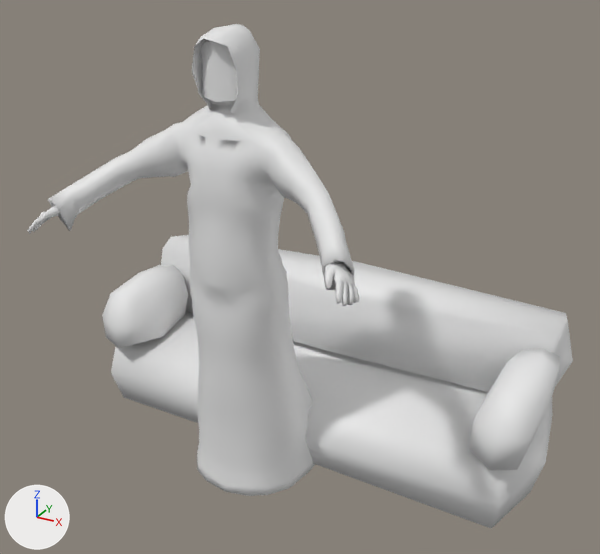
The Blender file polimi.vpd.eidolon/Assets/Daniele/modelli/man.blend: old version first, new version second.
One viewpoint serves both versions: a 50 mm camera at (2.09, -3.32, 2.83) aimed at (0.16, 0.18, 1.08). The lights are fixed; the arrows at lower left show +X, +Y and +Z.

In view in the first picture: 'couch', 'drunk-highpoly'.
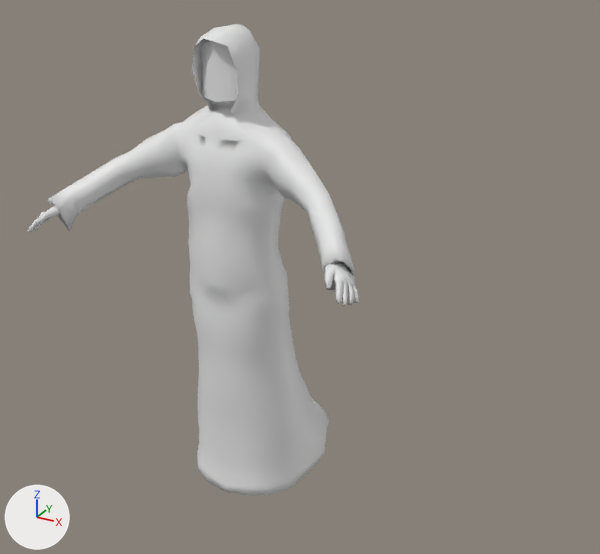
Commit message: modified man model

The change, as a list of edits to the scene's bpy script:
```text
Remove ob_couch:
    ob_couch = bpy.data.objects.new('couch', me_cube_111)
    ob_couch.location = (0.423, 0.666, 0.161)
    ob_couch.scale = (1.57, 1.57, 1.57)
```

What differs and where, as boxes (x1, y1, x2, y2) in the pictures (600 x 554 px):
'couch', deleted
    before: (102, 235, 573, 529)
